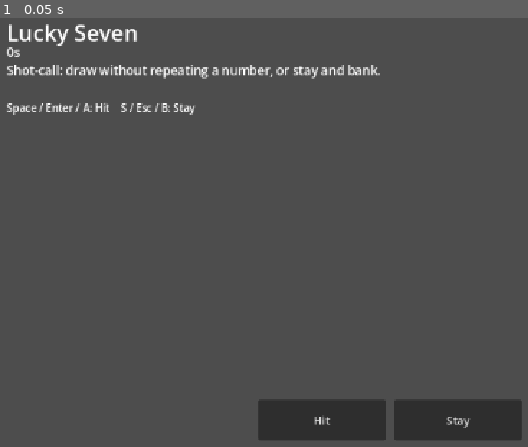
Above: before the commit, frame 1.
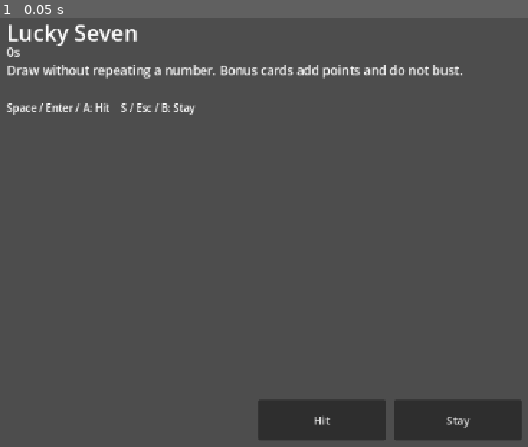
Above: after the commit, the same moment.

Repository: Cloukyo/chatimbored
Game: Godot game, scene res://scenes/LuckySeven.tscn
The game is run twice, just before and just after one commit, with the same random seed, the same clock (stepped at 60 frames per second) and the same inputs. This scene is started directly instead of the project's main scene.
Inputs:
- Up to frame 1 (0.05 s): no input

The runs differ from the first frame. In frame 1, 1.3% of the frame differs, in the area x 1-88%, y 10-15%.

Commit message:
feat: show lucky seven table hands

Diff:
--- a/client-godot/scripts/LuckySeven.gd
+++ b/client-godot/scripts/LuckySeven.gd
@@ -9,6 +9,7 @@
 const ACCENT := Color(0.98, 0.78, 0.28)
 const DANGER := Color(0.92, 0.28, 0.18)
 const MUTED := Color(0.68, 0.72, 0.68)
+const BONUS_FACE := Color(0.98, 0.78, 0.28)
 const CARD_SIZE := Vector2(78, 108)
 
 var game: Dictionary = {}
@@ -150,9 +151,52 @@
 	draw_rect(table_rect, TABLE, true)
 	draw_rect(table_rect, TABLE_EDGE, false, 3.0)
 
-	_draw_score_rows(state)
-	_draw_local_hand(state)
+	_draw_table_players(state, table_rect)
 	_draw_deck(state)
+
+func _draw_table_players(state: Dictionary, table_rect: Rect2) -> void:
+	var players: Array = state.get("players", [])
+	for index in range(players.size()):
+		var player: Dictionary = players[index]
+		var angle: float = -PI * 0.5 + TAU * float(index) / max(1.0, float(players.size()))
+		var radius := Vector2(table_rect.size.x * 0.36, table_rect.size.y * 0.34)
+		var center := table_rect.position + table_rect.size * 0.5 + Vector2(cos(angle) * radius.x, sin(angle) * radius.y)
+		var is_local := str(player.get("id", "")) == NetworkManager.player_id
+		_draw_player_seat(player, center, is_local)
+
+func _draw_player_seat(player: Dictionary, center: Vector2, is_local: bool) -> void:
+	var cards: Array = player.get("cards", [])
+	var card_size := CARD_SIZE if is_local else CARD_SIZE * 0.58
+	var overlap: float = 52.0 if is_local else 27.0
+	var max_cards := min(cards.size(), 9)
+	var total_width: float = max(card_size.x, float(max_cards - 1) * overlap + card_size.x)
+	var origin := center - Vector2(total_width * 0.5, card_size.y * 0.5)
+	var state_text := str(player.get("roundState", "playing"))
+	var panel_color := Color(0.04, 0.07, 0.06, 0.50)
+	if is_local:
+		panel_color = Color(0.12, 0.20, 0.18, 0.72)
+	var panel_rect := Rect2(origin + Vector2(-12, -48), Vector2(total_width + 24, card_size.y + 80))
+	draw_rect(panel_rect, panel_color, true)
+	draw_rect(panel_rect, ACCENT if is_local else Color(0.23, 0.31, 0.27), false, 2.0)
+
+	for index in range(max_cards):
+		_draw_card(Rect2(origin + Vector2(index * overlap, 0), card_size), cards[index], true)
+
+	if cards.is_empty():
+		draw_string(get_theme_default_font(), origin + Vector2(0, card_size.y * 0.48), "Waiting", HORIZONTAL_ALIGNMENT_CENTER, total_width, 15, MUTED)
+
+	var id := str(player.get("id", ""))
+	var name := _player_name(id)
+	var marker := "You" if is_local else ""
+	var name_color := Color.WHITE
+	if state_text == "busted":
+		name_color = DANGER
+	elif state_text == "stayed":
+		name_color = MUTED
+	draw_string(get_theme_default_font(), panel_rect.position + Vector2(8, 19), "%s %s" % [name, marker], HORIZONTAL_ALIGNMENT_LEFT, panel_rect.size.x - 16, 15, name_color)
+	var score_text := "Round %s   Banked %s" % [player.get("roundScore", 0), player.get("totalScore", 0)]
+	draw_string(get_theme_default_font(), panel_rect.position + Vector2(8, panel_rect.size.y - 20), score_text, HORIZONTAL_ALIGNMENT_LEFT, panel_rect.size.x - 16, 14, Color.WHITE)
+	draw_string(get_theme_default_font(), panel_rect.position + Vector2(panel_rect.size.x - 80, 19), state_text, HORIZONTAL_ALIGNMENT_RIGHT, 72, 14, name_color)
 
 func _draw_score_rows(state: Dictionary) -> void:
 	var players: Array = state.get("players", [])
@@ -190,20 +234,25 @@
 	draw_string(get_theme_default_font(), Vector2(36, size.y - 112), label, HORIZONTAL_ALIGNMENT_LEFT, size.x - 72, 22, Color.WHITE)
 
 func _draw_deck(state: Dictionary) -> void:
-	var rect := Rect2(Vector2(62, 226), CARD_SIZE)
+	var rect := Rect2(Vector2(62, 226), CARD_SIZE * 0.72)
 	_draw_card(rect, {}, false)
 	draw_string(get_theme_default_font(), rect.position + Vector2(-10, CARD_SIZE.y + 24), "Deck: %s" % state.get("deckCount", 0), HORIZONTAL_ALIGNMENT_CENTER, CARD_SIZE.x + 20, 16, Color.WHITE)
 
 func _draw_card(rect: Rect2, card: Dictionary, face_up: bool) -> void:
-	draw_rect(rect, CARD_FACE if face_up else CARD_BACK, true)
+	var is_bonus := str(card.get("kind", "number")) == "bonus"
+	draw_rect(rect, BONUS_FACE if face_up and is_bonus else CARD_FACE if face_up else CARD_BACK, true)
 	draw_rect(rect, Color(0.05, 0.05, 0.05), false, 2.0)
 	if not face_up:
 		draw_rect(Rect2(rect.position + Vector2(10, 10), rect.size - Vector2(20, 20)), Color(0.28, 0.36, 0.52), false, 2.0)
 		draw_string(get_theme_default_font(), rect.position + Vector2(0, 62), "?", HORIZONTAL_ALIGNMENT_CENTER, rect.size.x, 32, Color.WHITE)
 		return
-	var value := str(card.get("value", "?"))
-	draw_string(get_theme_default_font(), rect.position + Vector2(8, 26), value, HORIZONTAL_ALIGNMENT_LEFT, rect.size.x - 16, 22, CARD_INK)
-	draw_string(get_theme_default_font(), rect.position + Vector2(0, 70), value, HORIZONTAL_ALIGNMENT_CENTER, rect.size.x, 34, CARD_INK)
+	var value := str(card.get("label", card.get("value", "?")))
+	var font_size: int = 18 if rect.size.x < 60.0 else 22
+	var big_size: int = 23 if rect.size.x < 60.0 else 34
+	draw_string(get_theme_default_font(), rect.position + Vector2(6, rect.size.y * 0.25), value, HORIZONTAL_ALIGNMENT_LEFT, rect.size.x - 12, font_size, CARD_INK)
+	draw_string(get_theme_default_font(), rect.position + Vector2(0, rect.size.y * 0.66), value, HORIZONTAL_ALIGNMENT_CENTER, rect.size.x, big_size, CARD_INK)
+	if is_bonus:
+		draw_string(get_theme_default_font(), rect.position + Vector2(0, rect.size.y - 10), "BONUS", HORIZONTAL_ALIGNMENT_CENTER, rect.size.x, 10, CARD_INK)
 
 func _send_action(action: String) -> void:
 	if local_state.is_empty() or str(local_state.get("roundState", "")) != "playing":
@@ -215,7 +264,7 @@
 	title_label.text = "Lucky Seven"
 	controls_label.text = "Space / Enter / A: Hit    S / Esc / B: Stay"
 	var round_state := str(local_state.get("roundState", "playing"))
-	status_label.text = "Shot-call: draw without repeating a number, or stay and bank."
+	status_label.text = "Draw without repeating a number. Bonus cards add points and do not bust."
 	if round_state == "busted":
 		status_label.text = "Busted for this round."
 	elif round_state == "stayed":
Not shown, changed: client-godot/builds/web/index.html
Not shown, changed: client-godot/builds/web/index.pck
Not shown, changed: server/src/minigames/LuckySeven.test.ts
Not shown, changed: server/src/minigames/LuckySeven.ts
Not shown, changed: shared/message-types/protocol.ts
